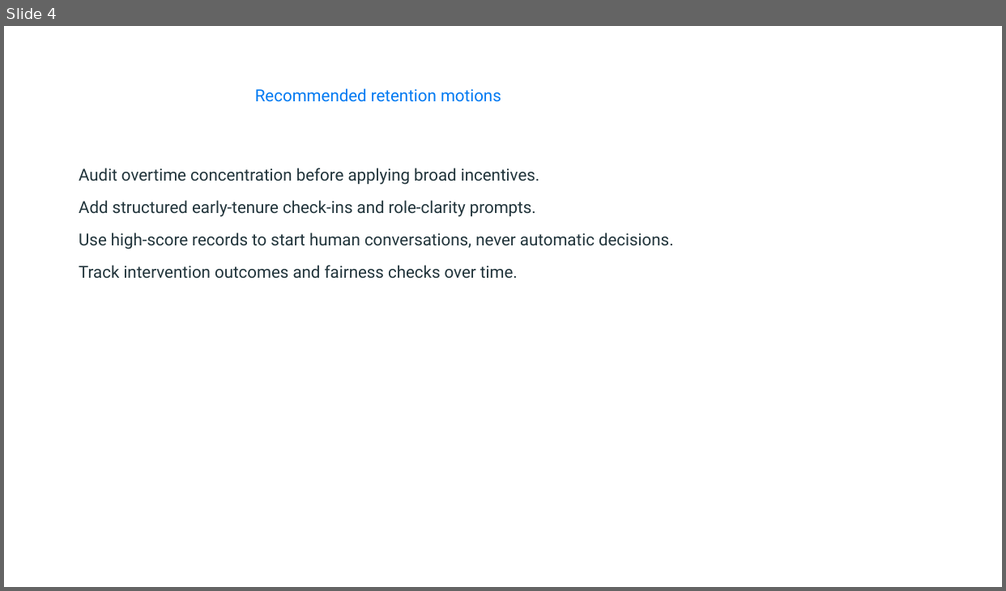
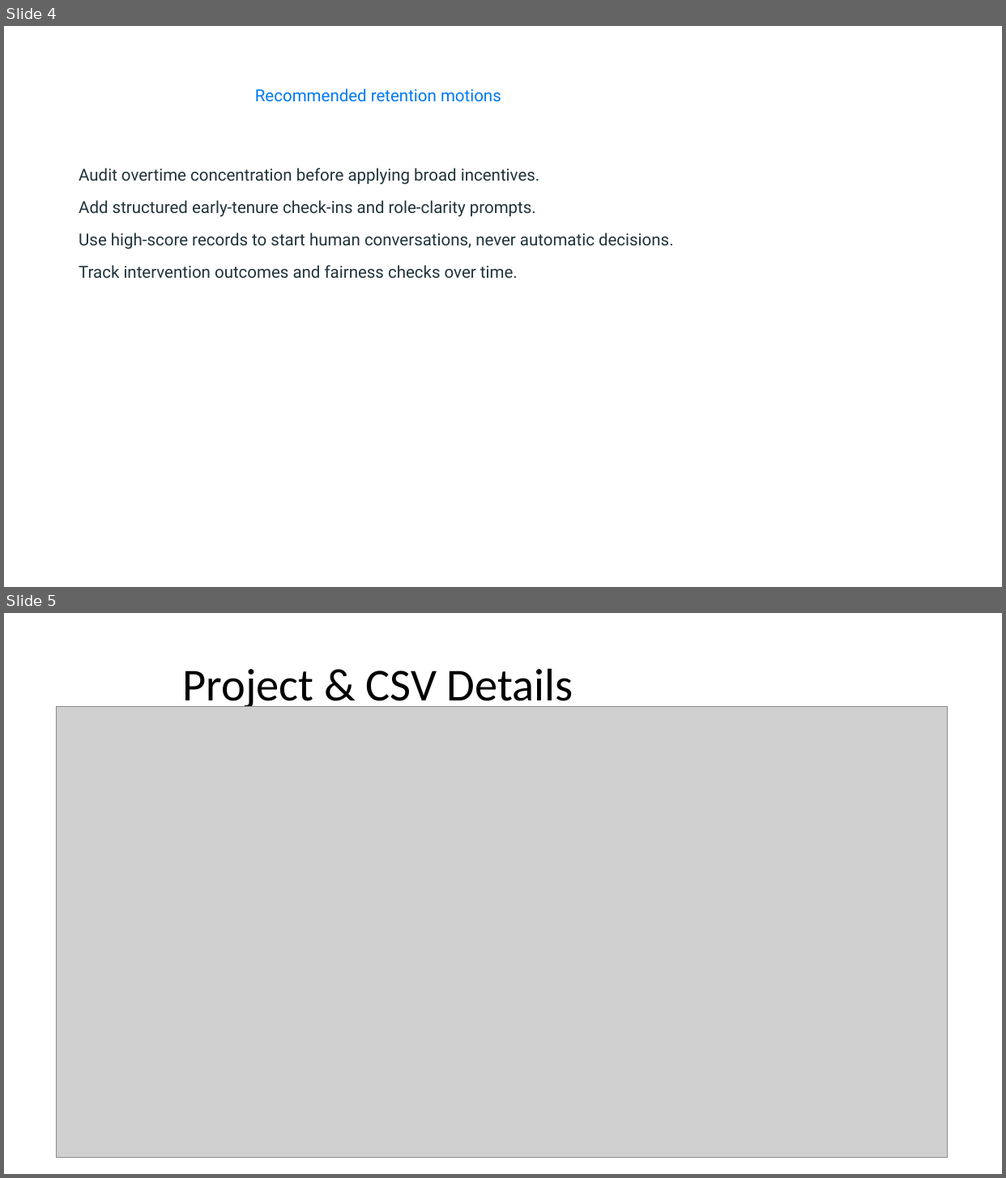
Before and after one commit to shivamsharma-builds/Data-Analytics-Internship, a slide deck: project_submission/reports/IBM_HR_Attrition_Executive_Summary.pptx. Shown one above the other, each under a label of ours: slide 4 before the commit, slides 4 and 5 after it. The pictures are 1006x591 and 1006x1178 pixels, drawn with LibreOffice and Linux fonts; fonts in the diff are those of the drawing; grey boxes stand for pictures. Boxes give left, top, right and bottom in pixels: in the first picture for what was removed or moved away, otherwise in the second. Text is boxed around its words. In the diff, an @@ line names an element or a change of style, - is before the commit and + after.

```diff
--- a/project_submission/reports/IBM_HR_Attrition_Executive_Summary.pptx
+++ b/project_submission/reports/IBM_HR_Attrition_Executive_Summary.pptx
@@ slide 5 added at [4,613,1002,1174], background #FFFFFF @@
@@ title added at [183,668,573,711], 44 pt, text #000000 @@
+Project & CSV Details
@@ picture added at [57,707,948,1157] @@
```
Also in this commit, not shown: 6 other slides added, 4 other files.
